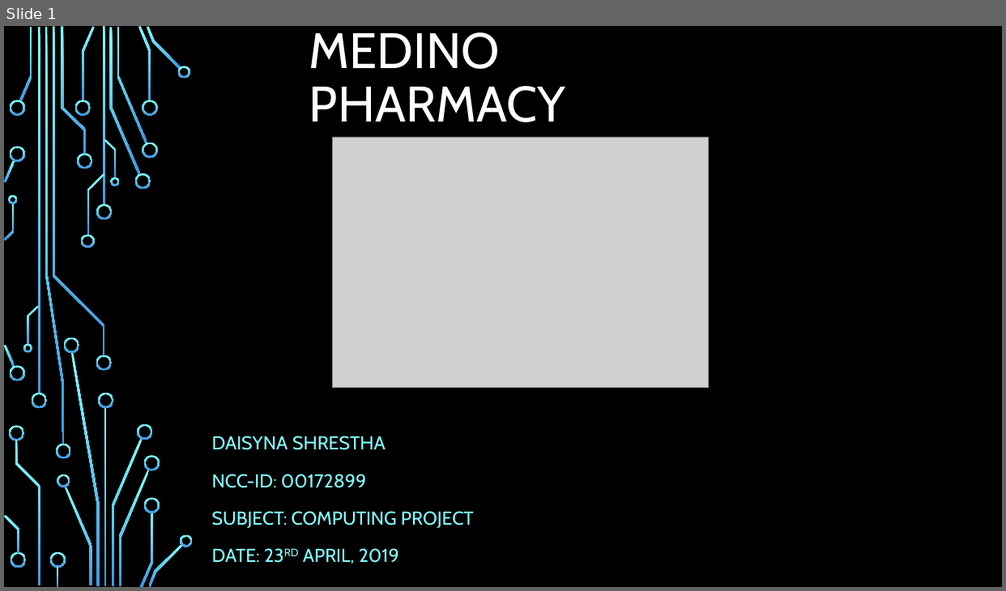
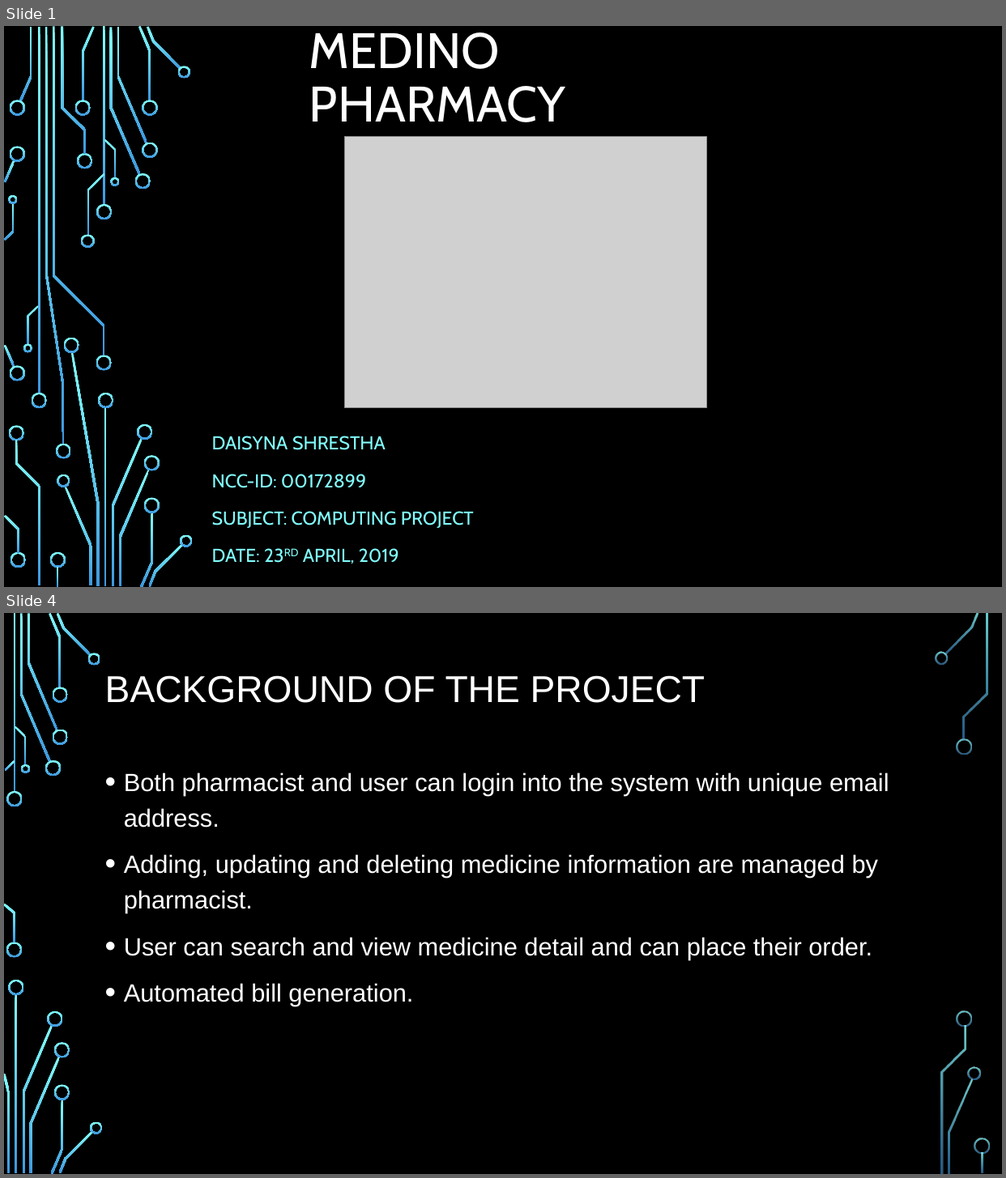
Before and after one commit to sdaisyna/PharmacyMS, a slide deck: Design/Medino Pharmacy.pptx. Shown one above the other, each under a label of ours: slide 1 before the commit, slides 1 and 4 after it; the slides between them are not shown. The pictures are 1006x591 and 1006x1178 pixels, drawn with LibreOffice and Linux fonts; fonts in the diff are those of the drawing; grey boxes stand for pictures; background and template pictures are left out. Boxes give left, top, right and bottom in pixels: in the first picture for what was removed or moved away, otherwise in the second. Text is boxed around its words. In the diff, an @@ line names an element or a change of style, - is before the commit and + after.

Commit message:
Presentation slide edited

```diff
--- a/Design/Medino Pharmacy.pptx
+++ b/Design/Medino Pharmacy.pptx
@@ slide 4 added at [4, 613, 1002, 1174], background picture (left out) @@
@@ title added at [105, 675, 705, 703], 36 pt, text #FFFFFF @@
+BACKGROUND OF THE PROJECT
@@ text added at [124, 773, 889, 1006], 24 pt, text #FFFFFF @@
+• Both pharmacist and user can login into the system with unique email address.
+• Adding, updating and deleting medicine information are managed by pharmacist.
+• User can search and view medicine detail and can place their order.
+• Automated bill generation.
@@ group added at [4, 613, 990, 1174]: 33 freeform shapes, 3 rectangles @@
@@ slide 1 changed as well @@
@@ picture: place and size @@
-picture at [333, 137, 709, 387]
+picture at [345, 137, 707, 408]
```
Also in this commit, not shown: 1 other slide changed, 41 other slides added, 1 slide removed, 6 other files.
